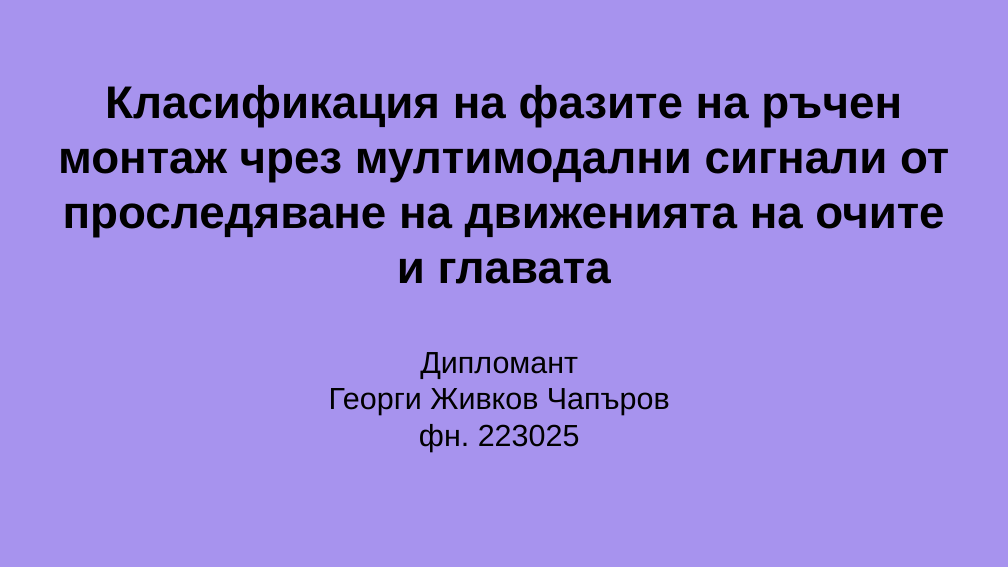
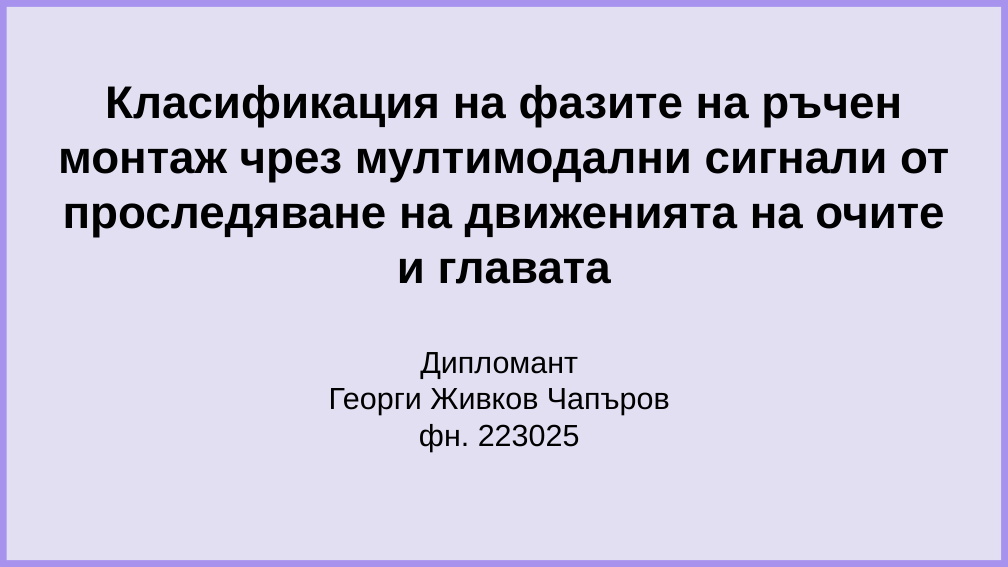
Before and after one commit to GeorgeChaparov/University-Theses, a slide deck: slide 1 of Presentation.odp. Drawn at 1008x567 pixels with LibreOffice and Linux fonts; fonts in the diff are those of the drawing. Boxes give left, top, right and bottom in pixels: in the first picture for what was removed or moved away, otherwise in the second. Text is boxed around its words. In the diff, an @@ line names an element or a change of style, - is before the commit and + after.

```diff
--- a/Presentation.odp
+++ b/Presentation.odp
@@ rectangle added at (6, 6, 1002, 560), fill #E3DFF2 @@
```
Also in this commit, not shown: 8 other slides changed, 16 slides added, 13 slides removed, 7 other files.
